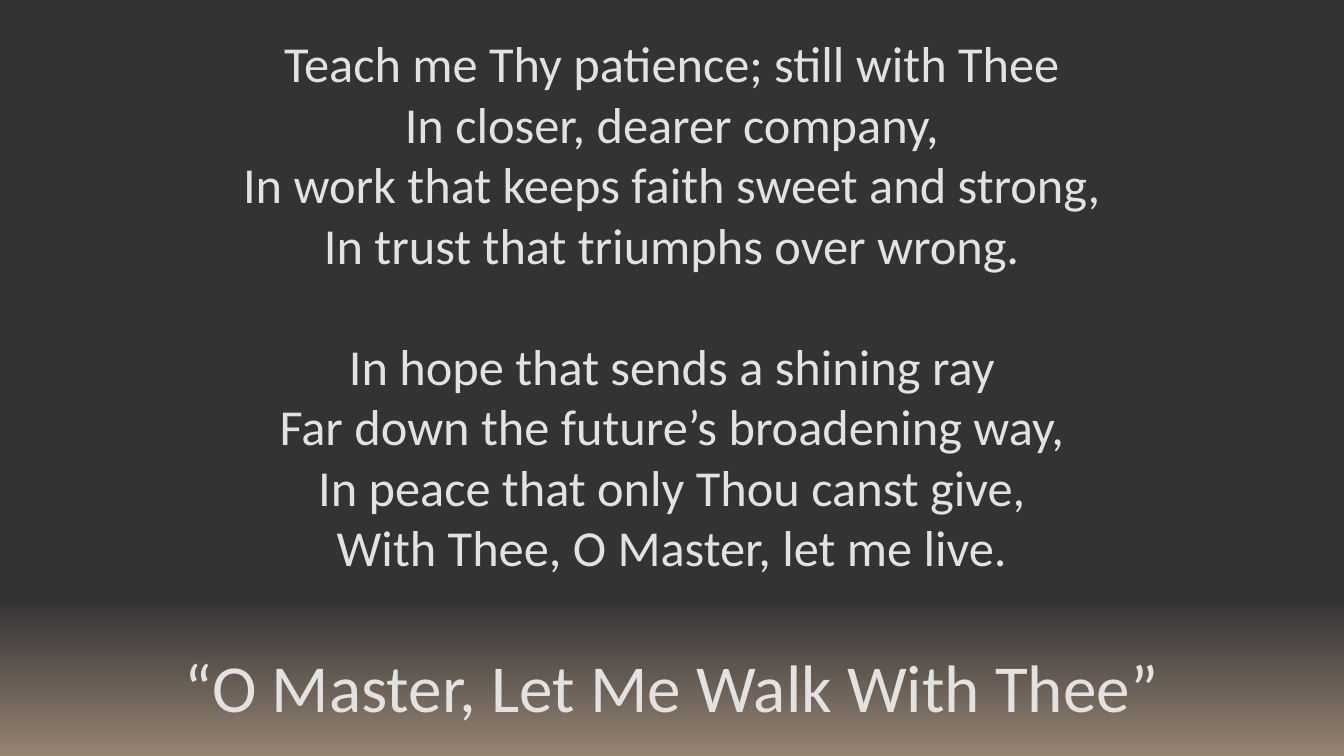
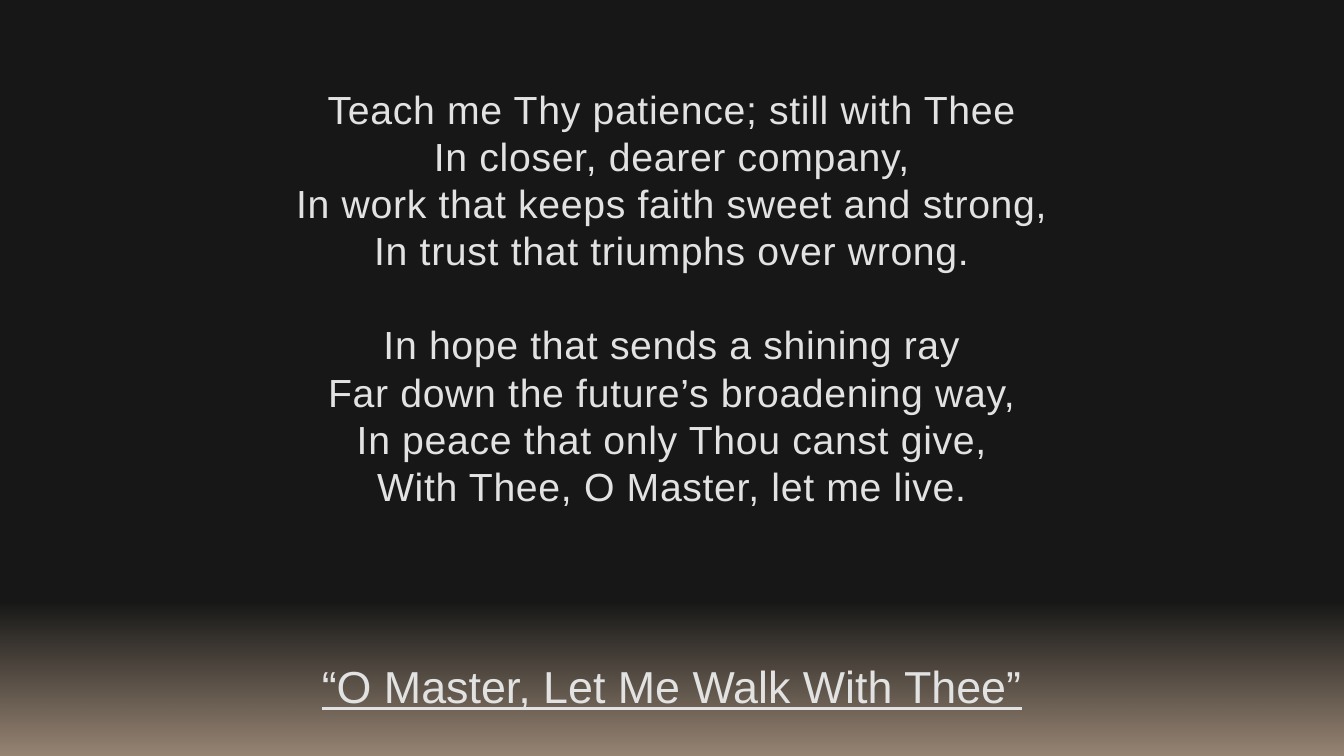
Before and after one commit to kevinmcmilian/ZarahemlaHymnPPTs, a slide deck: slide 2 of 310 - Oh Master, Let Me Walk With Thee.pptx. Drawn at 1344x756 pixels with LibreOffice and Linux fonts; fonts in the diff are those of the drawing. Boxes give left, top, right and bottom in pixels: in the first picture for what was removed or moved away, otherwise in the second. Text is boxed around its words. In the diff, an @@ line names an element or a change of style, - is before the commit and + after.

```diff
--- a/310 - Oh Master, Let Me Walk With Thee.pptx
+++ b/310 - Oh Master, Let Me Walk With Thee.pptx
@@ background #333333 to #161716 @@
@@ text "Teach me Thy patience; still ...": place and size @@
-text "Teach me Thy patience; still ..." at box(243, 47, 1101, 572)
+text "Teach me Thy patience; still ..." at box(296, 95, 1047, 506)
@@ text "Teach me Thy patience; still ..." at box(296, 95, 1047, 506): size 36 to 28 pt, font Calibri to Arial, letter spacing 0 to 0.5 pt @@
@@ text "“O Master, Let Me Walk ...": place and size @@
-text "“O Master, Let Me Walk ..." at box(185, 664, 1158, 721)
+text "“O Master, Let Me Walk ..." at box(322, 670, 1021, 710)
@@ text "“O Master, Let Me Walk ..." at box(322, 670, 1021, 710): size 48 to 32 pt, font Calibri to Arial, underline on @@
```
Also in this commit, not shown: 1 other slide changed, 59 other files.
